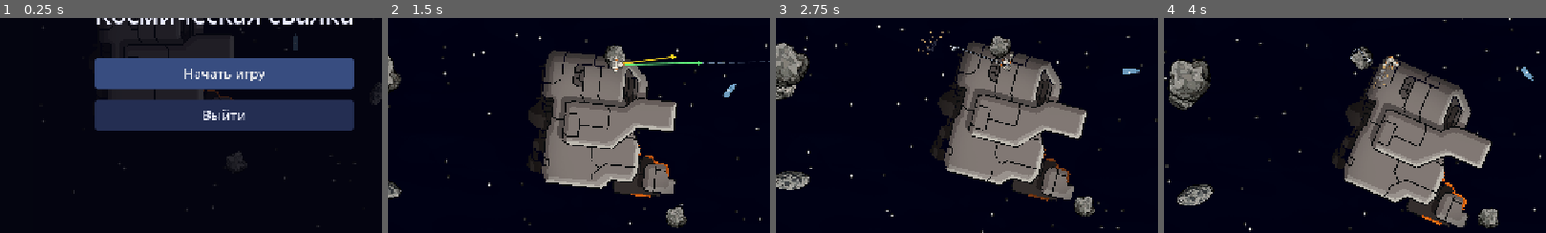
Above: before the commit, frames 1-4 (left to right).
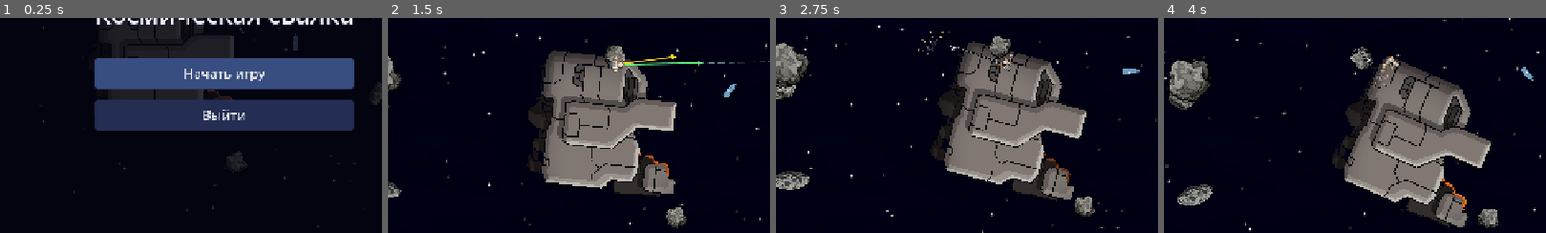
Above: after the commit, the same moments.

Repository: xOnelinx/-space_scrapheap
Game: Godot game, scene res://scenes/main.tscn
Same seed, same stepped clock (60 frames per second), same inputs: the game is played once before the commit and once after it.
Inputs (mouse positions are % of the whole screen's width and height, from its top left):
- Up to frame 1 (0.25 s): no input
- Up to frame 2 (1.5 s): click "Начать игру" at 0.5 s; move the mouse to (72, 45) at 1.27 s; hold D (move_right) from 1.28 s (still down); hold Right mouse button (aim) from 1.28 s (still down); click (72, 45) at 1.42 s
- Up to frame 3 (2.75 s): move the mouse to (30, 55) at 2.02 s; release D (move_right) at 2.03 s; release Right mouse button (aim) at 2.03 s; hold S (move_down) from 2.03 s (still down); tap E (harpoon) at 2.1 s
- Up to frame 4 (4 s): move the mouse to (60, 28) at 2.77 s; release S (move_down) at 2.78 s; hold D (move_right) 2.78-3.53 s; hold F (hatch) 2.78-3.53 s; move the mouse to (45, 70) at 3.52 s; hold W (move_up) from 3.53 s (still down); tap Middle mouse button (pin_tether) at 3.6 s; click (45, 70) at 3.67 s
The pictures show only the part of the screen within x 21-71%, y 39-89%; the shares and areas given below are measured in that part.

The runs differ from the first frame. In frame 1, less than 0.1% of the frame differs, in the area x 60-61%, y 36-37%; in frame 2, less than 0.1%; in frame 3, less than 0.1%; in frame 4, less than 0.1%, in the area x 67-79%, y 71-97%.

Commit message:
Подсветка дыры только на том куске кромки, где вход ещё берёт.
Подошва считается внутрь по направлению дыры, а не по нормали ступеньки.

Co-authored-by: Cursor <cursoragent@cursor.com>

Diff:
--- a/godot/scripts/hull_rooms.gd
+++ b/godot/scripts/hull_rooms.gd
@@ -233,12 +233,11 @@
 		return
 	var origin := Vector2(hull.get_width(), hull.get_height()) * 0.5
 	var local := Vector2(x + 0.5, y + 0.5) - origin
-	var outward := Vector2(
-		out_along if along_x else out_line,
-		out_line if along_x else out_along
-	)
-	## Подошва внутри кромки. Снаружи круга входа F не пускает, полоска там не нужна.
-	var stand := local - outward * _walk_inset()
+	var dir := breach_out
+	if dir.length_squared() < 0.01:
+		dir = Vector2.RIGHT
+	## Подошва внутри кромки, со стороны входа. Дальше круга F не пускает.
+	var stand := local - dir.normalized() * _walk_inset()
 	if stand.distance_to(breach) > BREACH_REACH:
 		return
 	image.set_pixel(x, y, GLOW_INNER)
